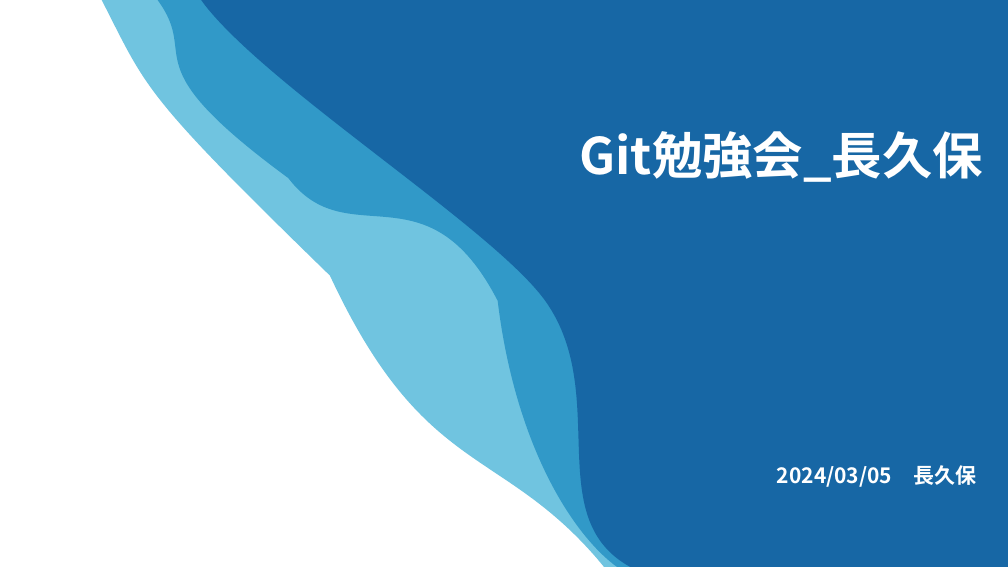
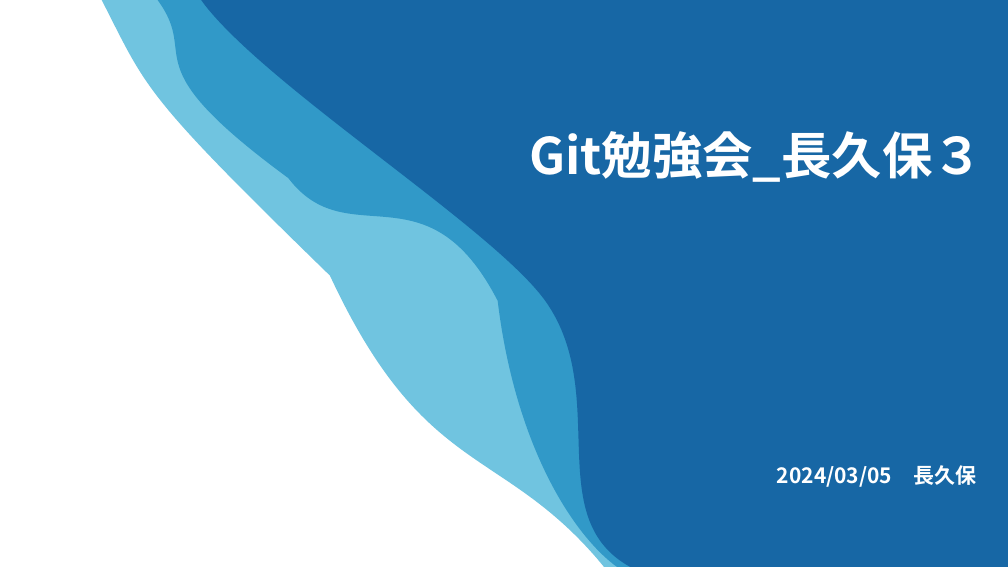
Before and after one commit to tmx-nagakubo/mavenHelloworld, a slide deck: slide 1 of Git勉強会_長久保.pptx. Drawn at 1008x567 pixels with LibreOffice and Linux fonts; fonts in the diff are those of the drawing. Boxes give left, top, right and bottom in pixels: in the first picture for what was removed or moved away, otherwise in the second. Text is boxed around its words. In the diff, an @@ line names an element or a change of style, - is before the commit and + after.

```diff
--- a/Git勉強会_長久保.pptx
+++ b/Git勉強会_長久保.pptx
@@ title at <box>529,131,983,182</box>: text changed @@
-Git勉強会_長久保
+Git勉強会_長久保３
```
